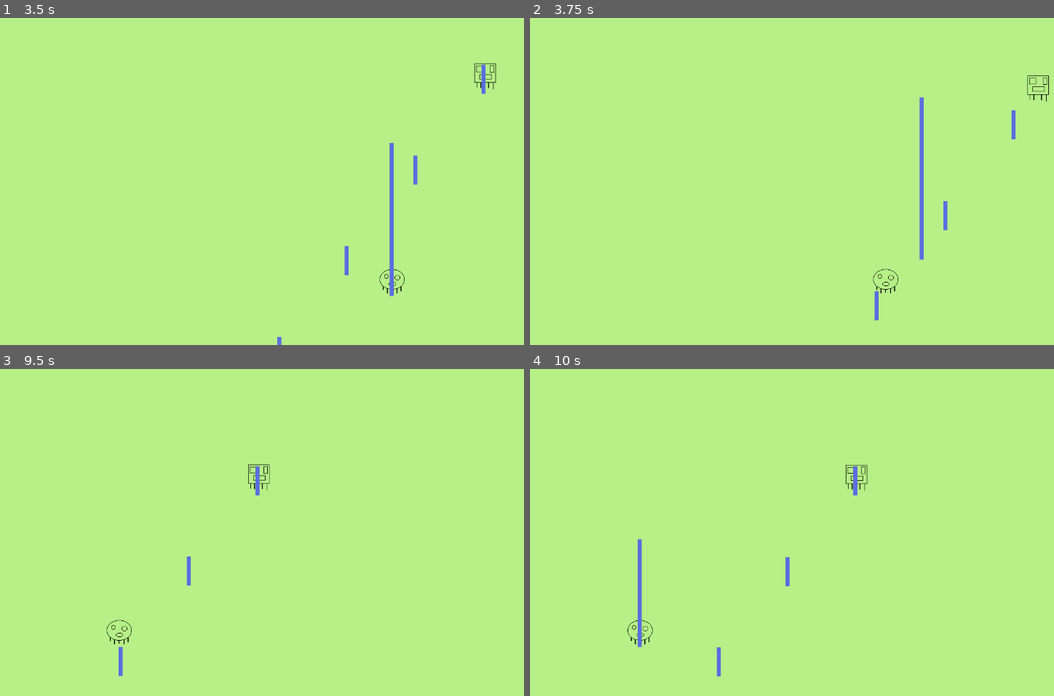
Above: before the commit, frames 1-4 (two rows, left to right).
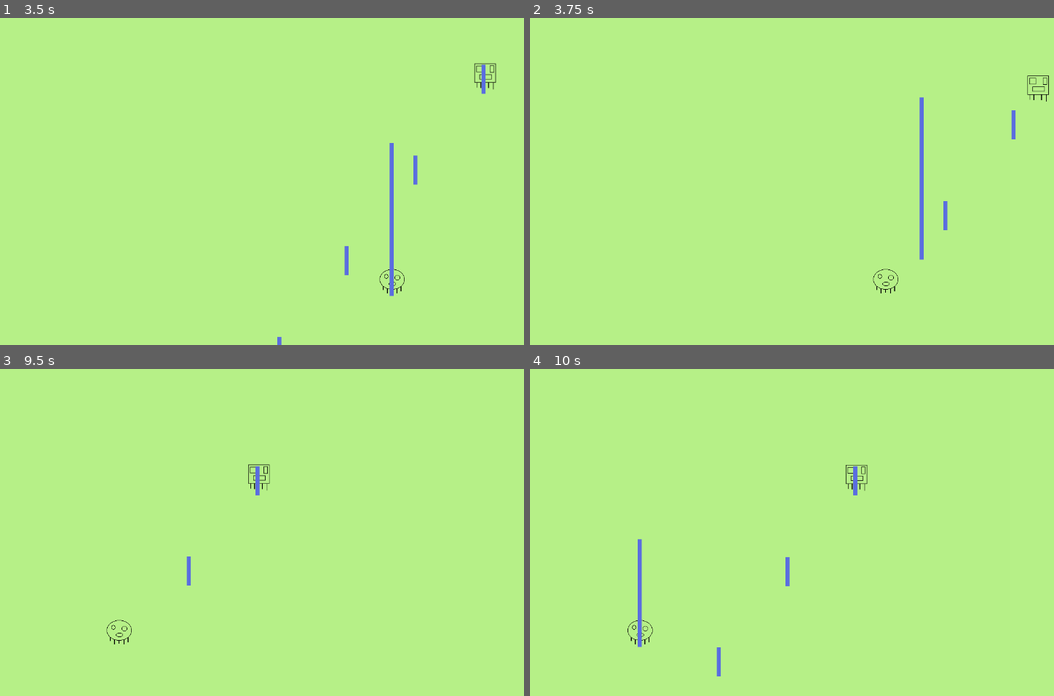
Above: after the commit, the same moments.

Repository: brandon-dodds/SpaceInvaders
Game: Godot game, scene res://scenes/Main.tscn
The game is run twice, just before and just after one commit, with the same random seed, the same clock (stepped at 60 frames per second) and the same inputs.
Inputs:
- Up to frame 1 (3.5 s): hold Right (ui_right) 0.53-1.28 s; hold Left (ui_left) 1.28-2.03 s; hold Right (ui_right) 2.03-2.78 s; hold Up (ui_up) from 2.78 s (still down)
- Up to frame 2 (3.75 s): release Up (ui_up) at 3.53 s; hold Left (ui_left) from 3.53 s (still down)
- Up to frame 3 (9.5 s): release Left (ui_left) at 5.78 s; hold Right (ui_right) 5.78-6.53 s; hold Up (ui_up) 6.53-7.28 s; hold Right (ui_right) 7.28-8.03 s; hold Left (ui_left) from 8.03 s (still down)
- Up to frame 4 (10 s): release Left (ui_left) at 9.53 s; hold Up (ui_up) from 9.53 s (still down)

Frame 1 is identical in both runs. In frame 2, less than 0.1% of the frame differs, in the area x 65-67%, y 83-93%; in frame 3, less than 0.1%, in the area x 22-24%, y 84-94%; in frame 4, nothing differs.
Error before the commit: Invalid get index 'characterShoot' (on base: 'previously freed instance'). (res://scenes/Main.gd:15)

Commit message:
Changed shot mechanic again

Diff:
--- a/scenes/Enemy.gd
+++ b/scenes/Enemy.gd
@@ -3,8 +3,6 @@
 export var speed = 150
 var move_direction = 0
 onready var path_follow = get_parent()
-
-signal hit
 
 # Called when the node enters the scene tree for the first time.
 func _ready():
@@ -18,9 +16,6 @@
 	show()
 	$CollisionShape2D.disabled = false
 
-func _on_Enemy_area_entered(_area):
-	emit_signal("hit")
-
 func _physics_process(delta):
 	MovementLoop(delta)
 
--- a/scenes/Enemy.tscn
+++ b/scenes/Enemy.tscn
@@ -18,5 +18,3 @@
 [node name="CollisionShape2D" type="CollisionShape2D" parent="."]
 position = Vector2( 1.40465, -0.28093 )
 shape = SubResource( 1 )
-
-[connection signal="area_entered" from="." to="." method="_on_Enemy_area_entered"]
--- a/scenes/Main.gd
+++ b/scenes/Main.gd
@@ -2,32 +2,12 @@
 
 export (PackedScene) var theShot
 # Called when the node enters the scene tree for the first time.
-var shotsOnScreen = []
 func _ready():
 	$Player.start($PlayerStart.position)
 	$Path2D/PathFollow2D/Enemy.start()
 
 func _on_Player_playerShoot():
 	shoot("player")
-
-func _on_Enemy_hit():
-	for shot in shotsOnScreen:
-		if shot.characterShoot == "enemy":
-			print("Ignoring collision...")
-		else:
-			print("Enemy hit")
-			shot.queue_free()
-			$Path2D/PathFollow2D/Enemy.queue_free()
-
-func _on_Player_hit():
-	for shot in shotsOnScreen:
-		if shot.characterShoot == "player":
-			print("Ignoring collision...")
-		else:
-			print("player hit")
-			shot.queue_free()
-			shot.queue_free()
-
 
 func _on_ShotTimer_timeout():
 	shoot("enemy")
@@ -36,7 +16,6 @@
 	var shot = theShot.instance()
 	shot.init(shooter)
 	add_child(shot)
-	shotsOnScreen.append(shot)
 	if shooter == "player":
 		shot.position = $Player.position
 	else:
--- a/scenes/Main.tscn
+++ b/scenes/Main.tscn
@@ -22,7 +22,9 @@
 "_edit_use_anchors_": false
 }
 
-[node name="Player" parent="." instance=ExtResource( 1 )]
+[node name="Player" parent="." groups=[
+"player",
+] instance=ExtResource( 1 )]
 
 [node name="PlayerStart" type="Position2D" parent="."]
 position = Vector2( 640, 580 )
@@ -35,7 +37,9 @@
 rotation = -3.88915e-06
 rotate = false
 
-[node name="Enemy" parent="Path2D/PathFollow2D" instance=ExtResource( 4 )]
+[node name="Enemy" parent="Path2D/PathFollow2D" groups=[
+"enemy",
+] instance=ExtResource( 4 )]
 position = Vector2( 1.66019, -0.468246 )
 rotation = 3.88915e-06
 speed = 300
@@ -44,7 +48,5 @@
 wait_time = 0.5
 autostart = true
 
-[connection signal="hit" from="Player" to="." method="_on_Player_hit"]
 [connection signal="playerShoot" from="Player" to="." method="_on_Player_playerShoot"]
-[connection signal="hit" from="Path2D/PathFollow2D/Enemy" to="." method="_on_Enemy_hit"]
 [connection signal="timeout" from="ShotTimer" to="." method="_on_ShotTimer_timeout"]
--- a/scenes/Player.gd
+++ b/scenes/Player.gd
@@ -4,7 +4,6 @@
 var screen_size
 
 signal playerShoot
-signal hit
 # Called when the node enters the scene tree for the first time.
 func _ready():
 	screen_size = get_viewport_rect().size
@@ -27,6 +26,3 @@
 	position = pos
 	show()
 	$CollisionShape2D.disabled = false
-
-func _on_Player_area_entered(_area):
-	emit_signal("hit")
--- a/scenes/Player.tscn
+++ b/scenes/Player.tscn
@@ -18,5 +18,3 @@
 [node name="CollisionShape2D" type="CollisionShape2D" parent="."]
 position = Vector2( 0.157486, 1.57491 )
 shape = SubResource( 1 )
-
-[connection signal="area_entered" from="." to="." method="_on_Player_area_entered"]
--- a/scenes/Shot.gd
+++ b/scenes/Shot.gd
@@ -2,6 +2,7 @@
 
 var characterShoot
 var shotOnScreen = false
+signal playerHit
 export var speed = 400
 # Called when the node enters the scene tree for the first time.
 
@@ -18,6 +19,17 @@
 		velocity = velocity.normalized() * speed
 	position += velocity * delta
 
-
 func _on_VisibilityNotifier2D_screen_exited():
 	queue_free()
+
+func _on_Shot_area_entered(area):
+	if area.is_in_group("player") and characterShoot == "player":
+		print("ignoring collision")
+	if area.is_in_group("player") and characterShoot != "player":
+		emit_signal("playerHit")
+		queue_free()
+	if area.is_in_group("enemy") and characterShoot == "enemy":
+		print("ignoring collision")
+	if area.is_in_group("enemy") and characterShoot != "enemy":
+		emit_signal("enemyHit")
+		queue_free()
--- a/scenes/Shot.tscn
+++ b/scenes/Shot.tscn
@@ -20,4 +20,5 @@
 
 [node name="VisibilityNotifier2D" type="VisibilityNotifier2D" parent="."]
 
+[connection signal="area_entered" from="." to="." method="_on_Shot_area_entered"]
 [connection signal="screen_exited" from="VisibilityNotifier2D" to="." method="_on_VisibilityNotifier2D_screen_exited"]
